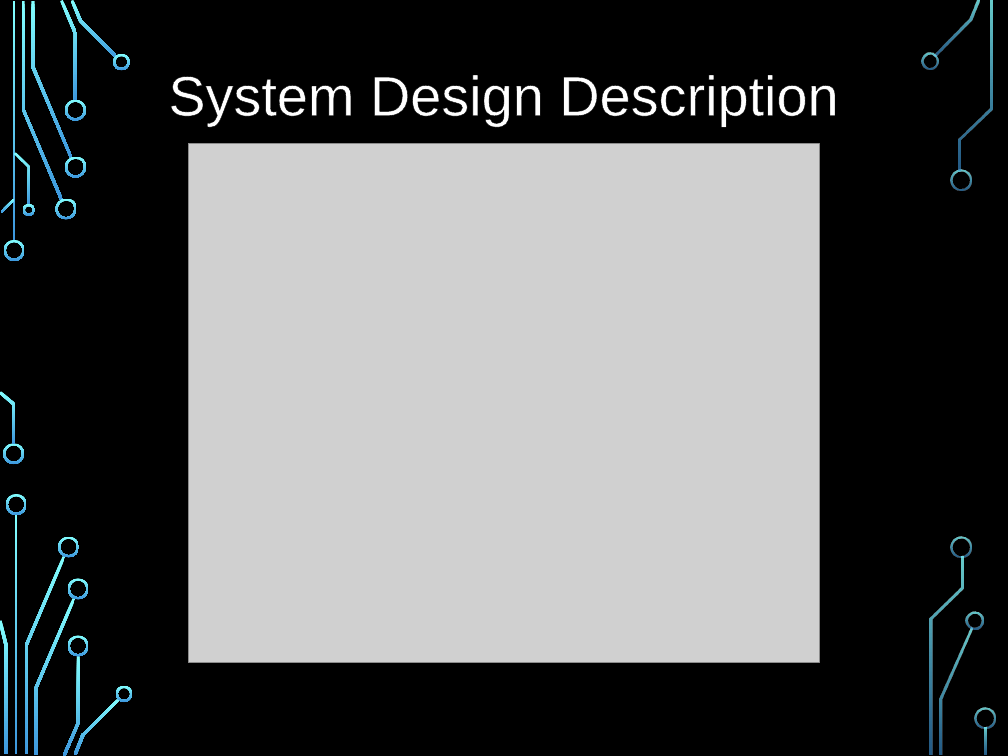
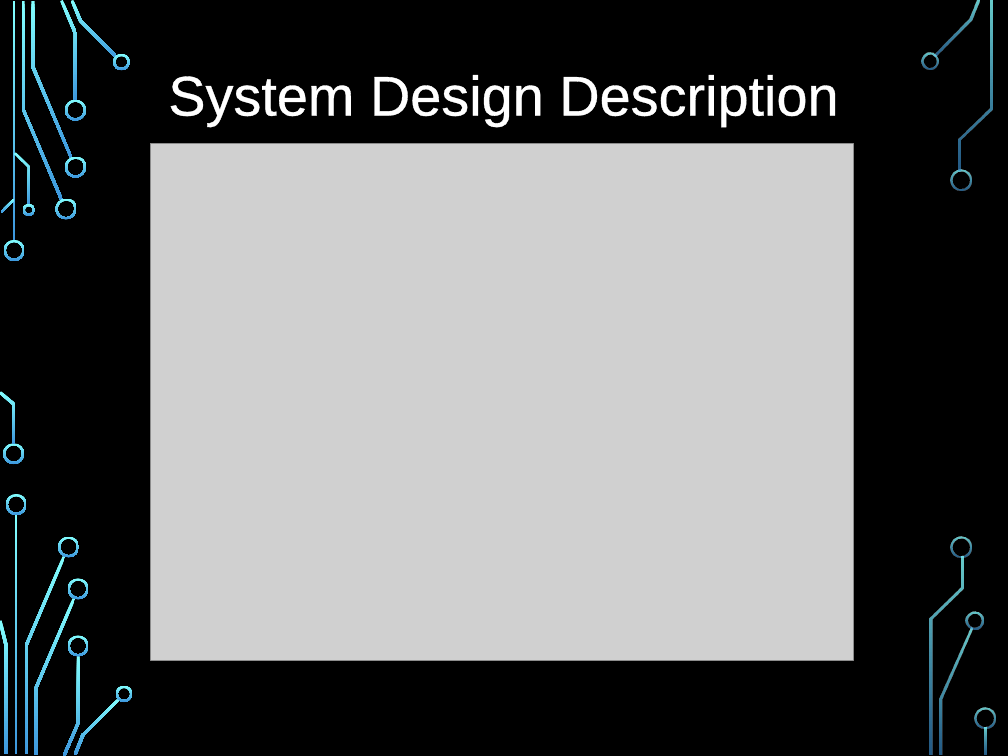
Before and after one commit to jaap15/UAH_APP, a slide deck: slide 11 of CPE495 Slides.pptx (slide 14 before the commit). Drawn at 1008x756 pixels with LibreOffice and Linux fonts; fonts in the diff are those of the drawing; grey boxes stand for pictures; background and template pictures are left out. Boxes give left, top, right and bottom in pixels: in the first picture for what was removed or moved away, otherwise in the second. Text is boxed around its words. In the diff, an @@ line names an element or a change of style, - is before the commit and + after.

```diff
--- a/CPE495 Slides.pptx
+++ b/CPE495 Slides.pptx
@@ text "System Design Description" at [168, 75, 838, 125]: letter outline #000000 0.75 pt to #FFFFFF 0.75 pt @@
@@ picture: place and size @@
-picture at [188, 144, 820, 663]
+picture at [150, 144, 853, 660]
```
Also in this commit, not shown: 17 other slides changed, 3 slides added, 4 slides removed.
